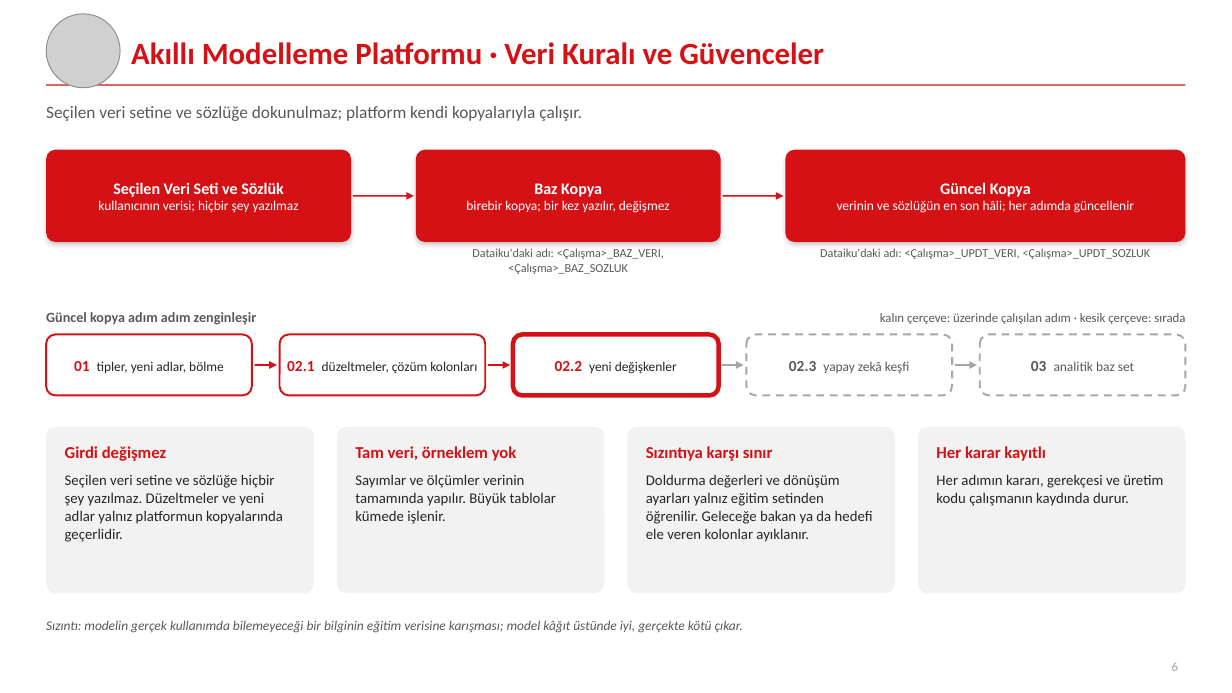
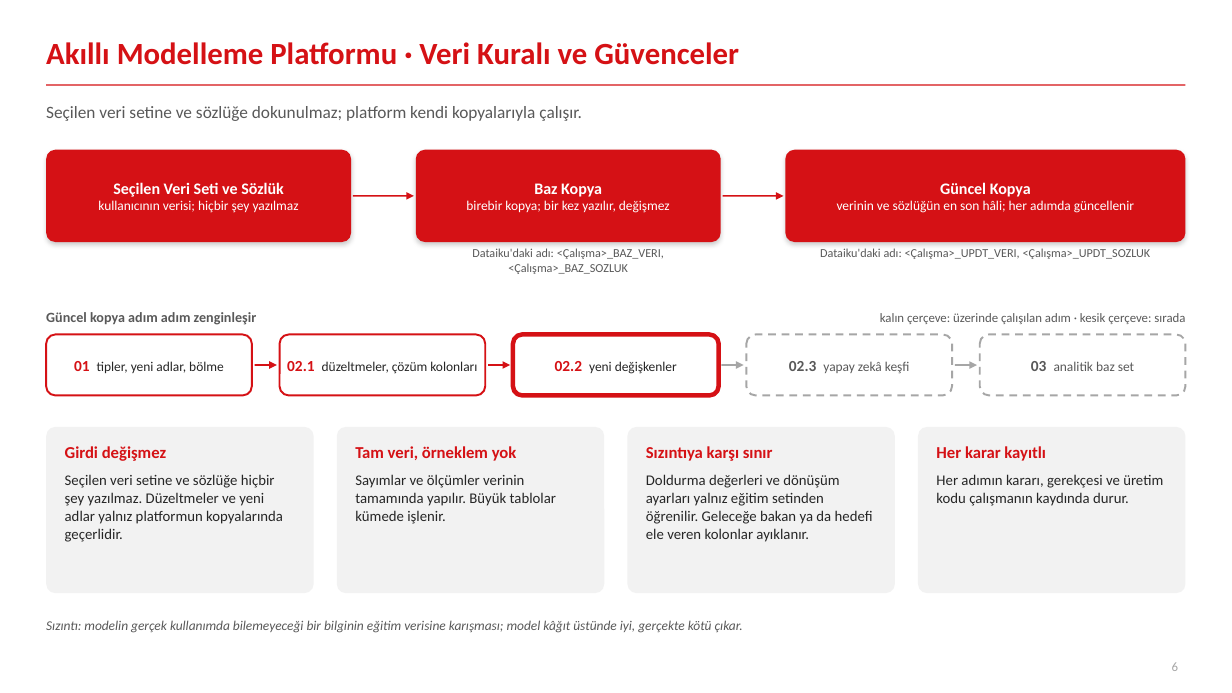
Before and after one commit to canmergen/amp, a slide deck: slide 6 of analitik_modelleme_platformu_GUNCEL/sunum/Akilli_Modelleme_Platformu_Sunum.pptx. Drawn at 1232x693 pixels with LibreOffice and Linux fonts; fonts in the diff are those of the drawing; grey boxes stand for pictures. Boxes give left, top, right and bottom in pixels: in the first picture for what was removed or moved away, otherwise in the second. Text is boxed around its words. In the diff, an @@ line names an element or a change of style, - is before the commit and + after.

```diff
--- a/analitik_modelleme_platformu_GUNCEL/sunum/Akilli_Modelleme_Platformu_Sunum.pptx
+++ b/analitik_modelleme_platformu_GUNCEL/sunum/Akilli_Modelleme_Platformu_Sunum.pptx
@@ title "Akıllı Modelleme Platformu · Veri ...": place and size @@
-title "Akıllı Modelleme Platformu · Veri ..." at box(131, 42, 824, 65)
+title "Akıllı Modelleme Platformu · Veri ..." at box(46, 42, 739, 65)
@@ picture removed at box(46, 14, 120, 88) @@
```
Also in this commit, not shown: 13 other slides changed, 1 other file.
